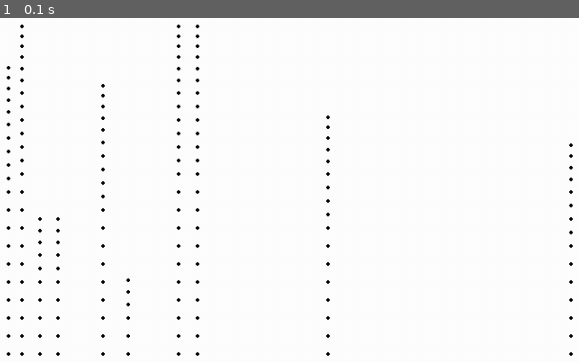
Above: before the commit, frame 1.
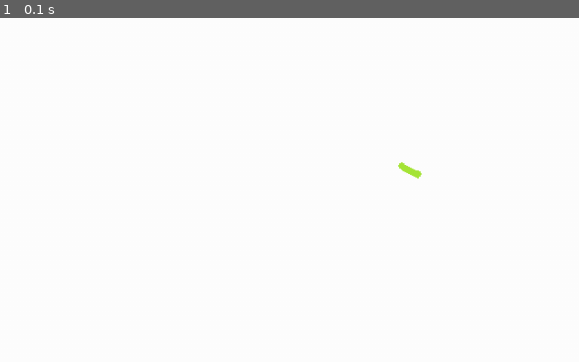
Above: after the commit, the same moment.

Repository: ggalisky/Kelp_sim
Game: pygame game, started from pygame_copy/kelp_sim/kelp_main.py
The game is run twice, just before and just after one commit, with the same random seed, the same clock (stepped at 60 frames per second) and the same inputs.
Inputs:
- Up to frame 1 (0.1 s): no input

The runs differ from the first frame. In frame 1, 1.3% of the frame differs, in the area x 1-99%, y 1-99%.

Commit message:
started working on segments

Diff:
--- a/pygame_copy/kelp_sim/kelp_main.py
+++ b/pygame_copy/kelp_sim/kelp_main.py
@@ -1,10 +1,11 @@
 import pygame
 import math
 from kelp import kelp
+from segment import kelp_segment
 #from kelp.py import kelp
 
 #####
-
+kelp_green = (167,230,56)
 
 ####
 
@@ -96,7 +97,8 @@
         for coord in kelp.joint_coords:
             pygame_obj.draw.circle(surface, "black", coord, joint_circle_d)
 
-
+def clear_screen(surface):
+    surface.fill((255, 255, 255)) #fills window with white
 
 def main():
     screen_dim_x = 1000 #<--X--->
@@ -132,37 +134,11 @@
 
     display_arm_from_points(kelp_A_A_start,kelp_A_A_angle,kelp_A_B_angle,kelp_A_C_angle,kelp_A_A_seg_length,screen,pygame,kelp_color)
 
-    #B, C, D should always be referenced against the state of the A-B segment
-
-    # I need to calculate the next location of the coordinate.
-
-    #how to get distance between two points
-    #d=√((x_2-x_1)²+(y_2-y_1)²)
-    #x = r cosθ and y = r sinθ.
 
 
 
+    test_kelp_segment = kelp_segment((500,250),(math.pi*.5),20,screen,pygame)
     display_arm_from_points(A_start,A_angle,B_angle,C_angle,arm_length,screen,pygame,"black")
-
-
-    kelpA = kelp(400,(45,450),"giant")
-    kelpB = kelp(200,(80,450),"giant")
-    kelpC = kelp(456,(60,450),"giant")
-    kelpD = kelp(213,(100,450),"giant")
-    kelpE = kelp(378,(150,450),"giant")
-    kelpF = kelp(124,(178,450),"giant")
-    kelpG = kelp(445,(234,450),"giant")
-    kelpH = kelp(456,(255,450),"giant")
-    kelpI = kelp(342,(400,450),"giant")
-    kelpJ = kelp(300,(670,450),"giant")
-
-    kelp_forest = (kelpA,kelpB,kelpC,kelpD,kelpE,kelpF,kelpG,kelpH,kelpI,kelpJ)
-
-
-
-
-
-
     pygame.display.flip()
 
     #game loop
@@ -175,7 +151,11 @@
                     return
 
 
-            render_kelp(kelp_forest,screen,pygame,"green")
+
+            clear_screen(screen)
+            test_kelp_segment.draw_segment(kelp_green, 8)
+            mouse_coords = pygame.mouse.get_pos()
+            test_kelp_segment.seg_follow_mouse(mouse_coords)
 
             pygame.display.flip()
             '''
--- /dev/null
+++ b/pygame_copy/kelp_sim/segment.py
@@ -0,0 +1,45 @@
+import math
+
+class kelp_segment:
+
+    def __init__(self,start_point,start_angle, length, surface, pygameobj):
+        self.start_point = start_point
+
+        self.length = length
+        self.angle = start_angle
+        self.pg = pygameobj
+        self.surface = surface
+        self.end_point = self.calculate_end_point()
+
+        '''    Angles
+                 .5 pi
+                   |
+        pi---------| ------- 0 pi (2pi)
+                   |
+                 1.5 pi
+        '''
+
+
+    def calculate_end_point(self):
+        dx = self.length * math.cos(self.angle) + self.start_point[0]
+        dy = self.length * math.sin(self.angle) + self.start_point[1]
+        return (dx,dy)
+
+    def draw_segment(self,color,thickness):
+        self.pg.draw.line(self.surface, color, self.start_point, self.end_point, thickness)
+        self.pg.draw.circle(self.surface, color, self.start_point, thickness/2)
+        self.pg.draw.circle(self.surface, color, self.end_point, thickness/2)
+
+    def seg_follow_mouse(self, mouse_coords):
+        # figure out location of mouse relative to first start_point
+        #print("following..")
+
+        dx = mouse_coords[0] - self.start_point[0]
+        dy = mouse_coords[1] - self.start_point[1]
+
+        new_angle = math.atan2(dy,dx)
+        self.angle = new_angle
+        self.end_point = self.calculate_end_point()
+
+        # get angle
+        # update angle of segment
Not shown, changed: pygame_copy/kelp_sim/dev_notes.md
